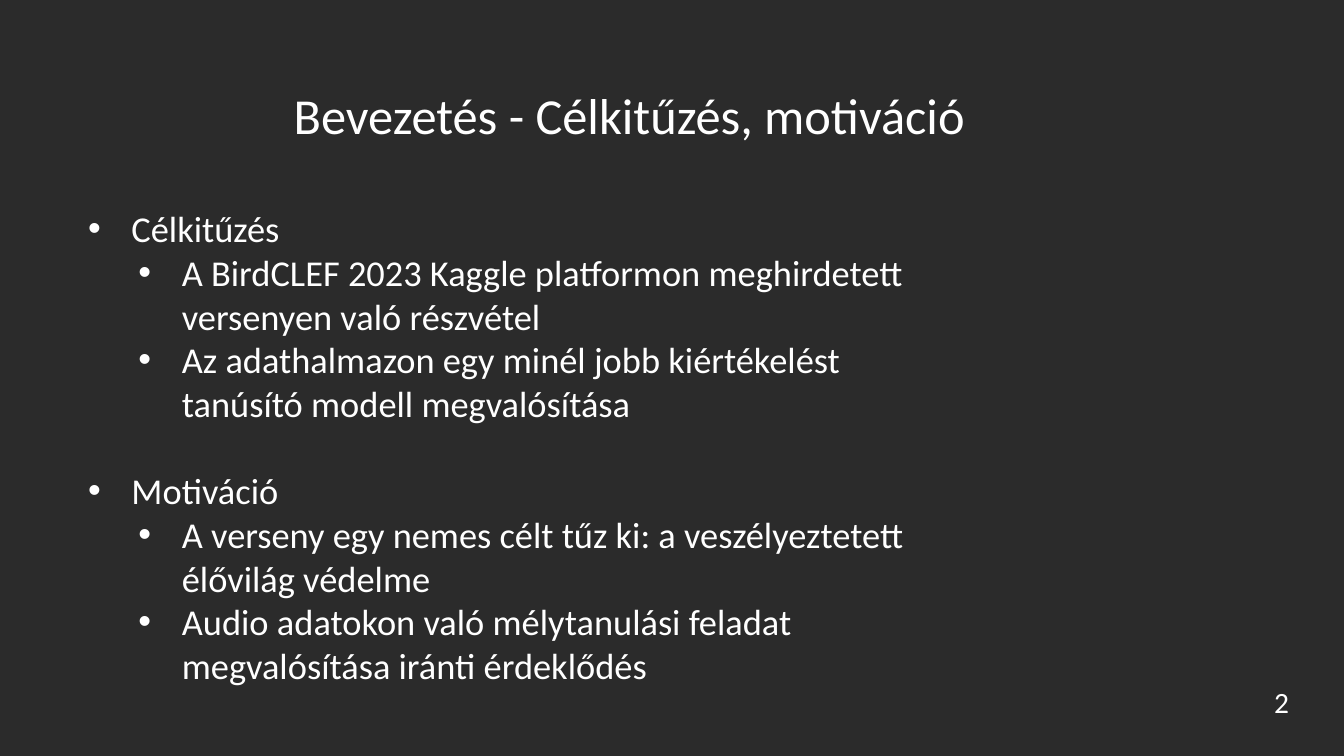
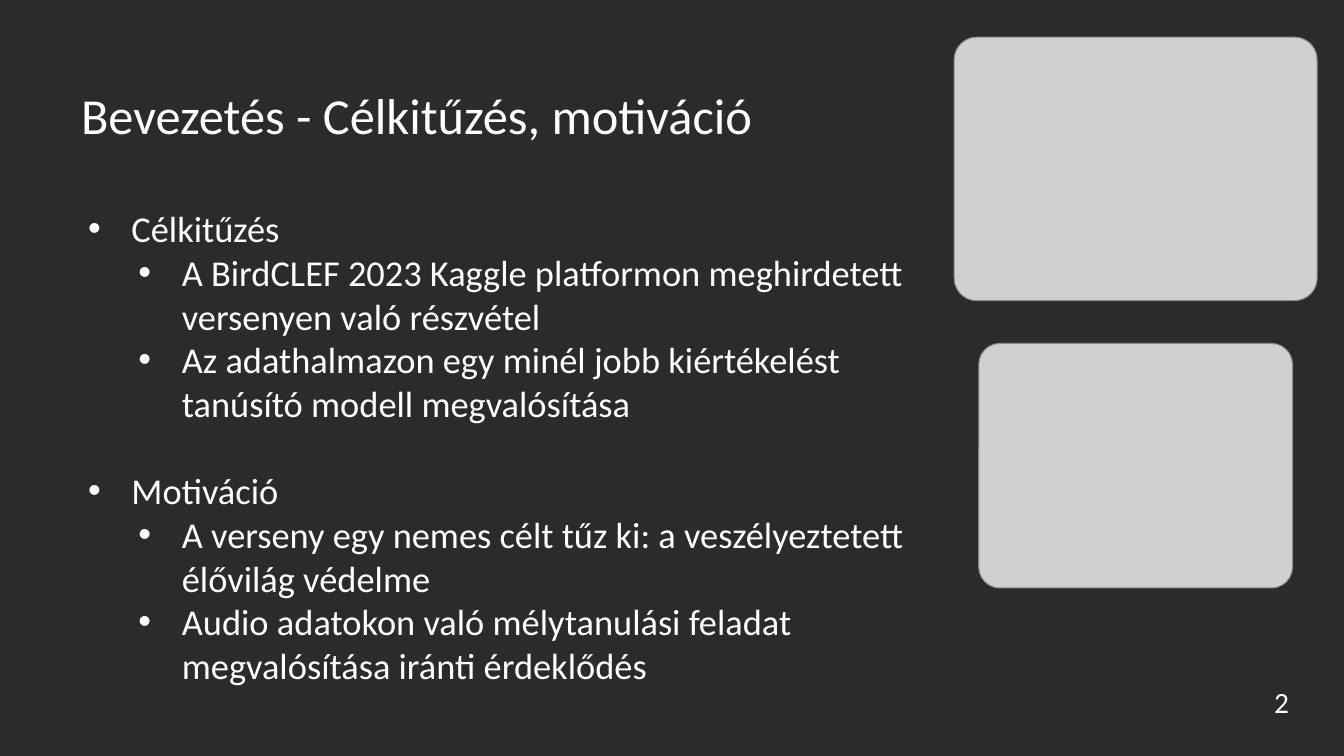
Before and after one commit to turi-mate/deepbirding, a slide deck: slide 2 of presentation.pptx. Drawn at 1344x756 pixels with LibreOffice and Linux fonts; fonts in the diff are those of the drawing; grey boxes stand for pictures; background and template pictures are left out; a plain dark background stands for a picture behind light text. Boxes give left, top, right and bottom in pixels: in the first picture for what was removed or moved away, otherwise in the second. Text is boxed around its words. In the diff, an @@ line names an element or a change of style, - is before the commit and + after.

```diff
--- a/presentation.pptx
+++ b/presentation.pptx
@@ title "Bevezetés - Célkitűzés, motiváció" at (x1=81, y1=99, x2=752, y2=140): alignment centre to left @@
@@ picture added at (x1=955, y1=37, x2=1318, y2=300) @@
@@ picture added at (x1=979, y1=344, x2=1293, y2=589) @@
```
Also in this commit, not shown: 7 other slides changed.
